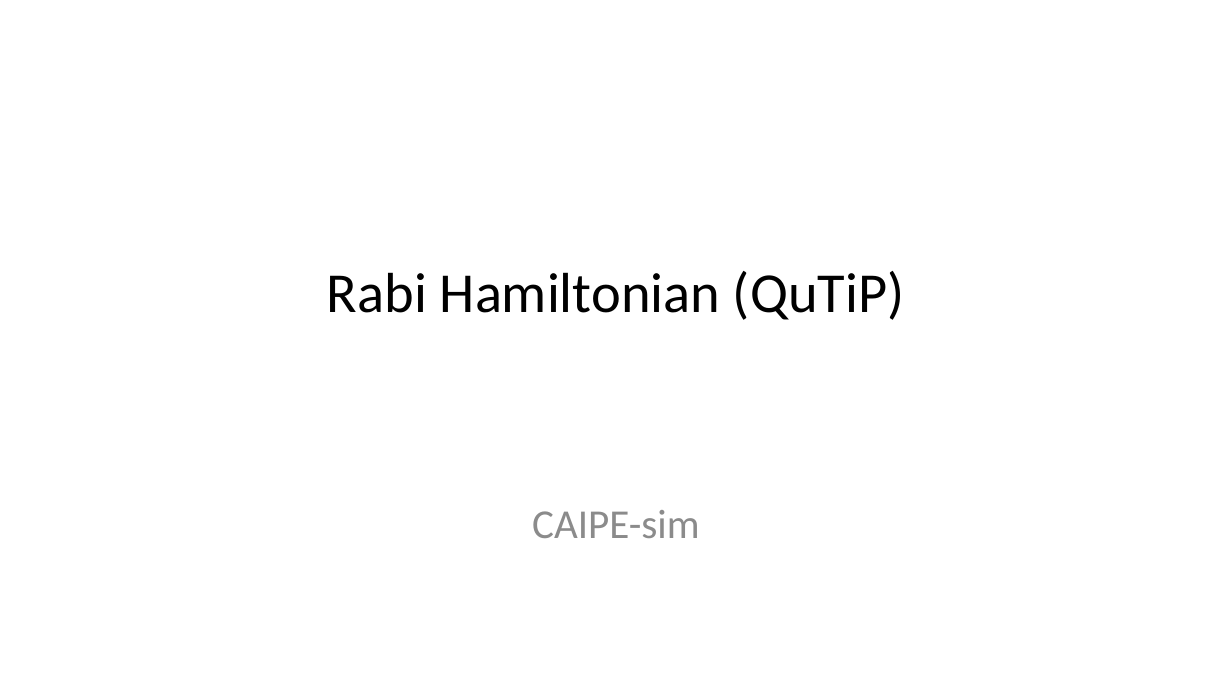
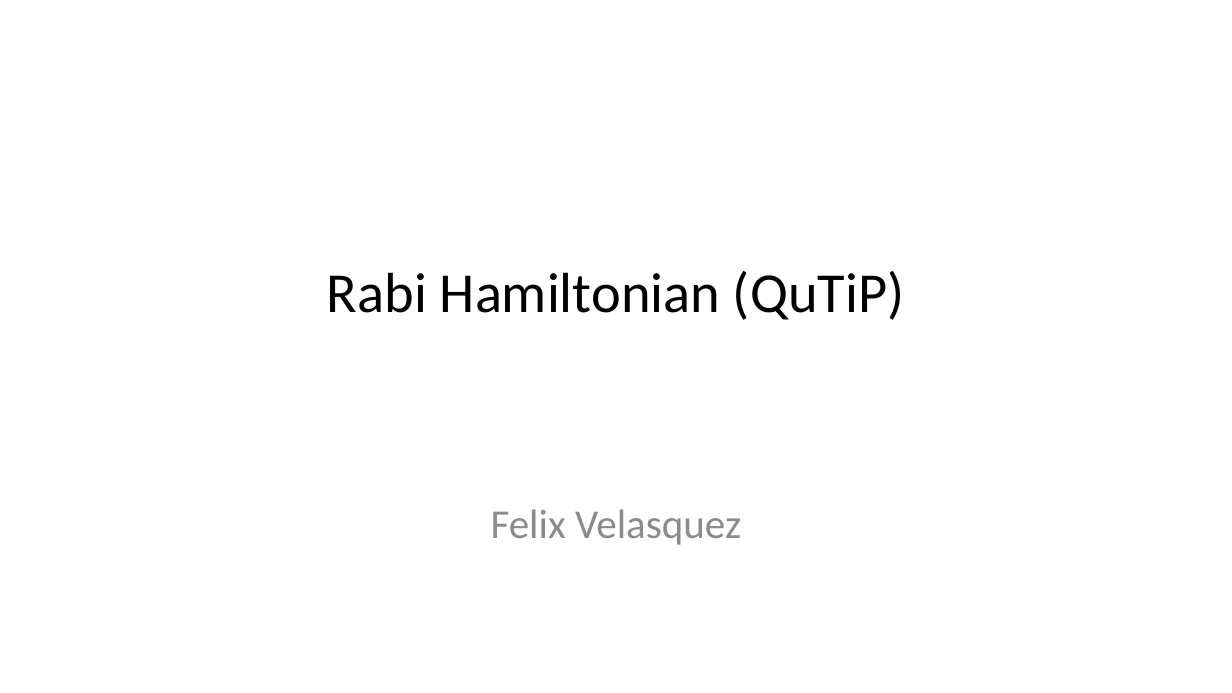
Before and after one commit to FelixVelasquez1025/Cavity-Assisted-Ion-Photon-Emission-Sim, a slide deck: slide 1 of examples/rabi_hamiltonian.pptx. Drawn at 1232x693 pixels with LibreOffice and Linux fonts; fonts in the diff are those of the drawing. Boxes give left, top, right and bottom in pixels: in the first picture for what was removed or moved away, otherwise in the second. Text is boxed around its words. In the diff, an @@ line names an element or a change of style, - is before the commit and + after.

```diff
--- a/examples/rabi_hamiltonian.pptx
+++ b/examples/rabi_hamiltonian.pptx
@@ subtitle at (491,509,741,545): text changed @@
-CAIPE-sim
+Felix Velasquez
```
Also in this commit, not shown: 4 slides added, 3 other files.
